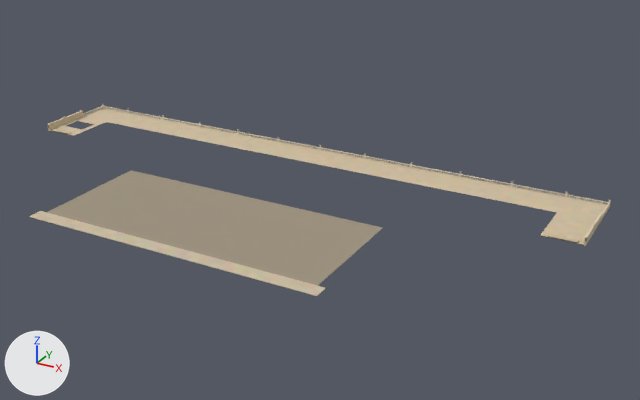
The glTF model games/yorimichi/assets/belmonte/meshes/SM_BM_BHip_StandTerrace.glb as it was, and as the next commit left it.
The view is the same before and after, from a 50 mm camera at (122.4, -211.9, 95.0) aimed at (16.8, -19.9, -1.1). Lighting does not change. The marker at lower left points along +X, +Y and +Z. The older version comes first. Vertices at exactly the same position are counted once.

Objects in the first picture: 'SM_BM_BHip_StandTerrace'.
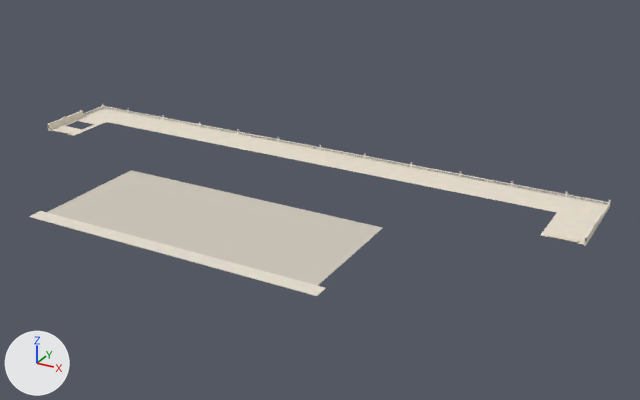
What differs and where, as boxes (x1, y1, x2, y2) in the pictures (640 x 400 px):
part 1 of me_sm_bhip_standterrace, recoloured (beige to white): (29, 104, 611, 296) in both

The edits, one by one:
me_sm_bhip_standterrace has 9395 vertices, 12296 faces and spans x -87.0..87.0, y -67.0..11.0, z 0.0..3.0.
me_sm_bhip_standterrace is used by ob_sm_bm_bhip_standterrace; location (0.0, 0.0, 0.0).
me_sm_bhip_standterrace part 1: 12296 faces centred in x -87.0..87.0, y -67.0..11.0, z 0.0..3.0 are repainted in the vertex colours; the middle colour goes from beige #dcd0b5 to white #efe9db.
